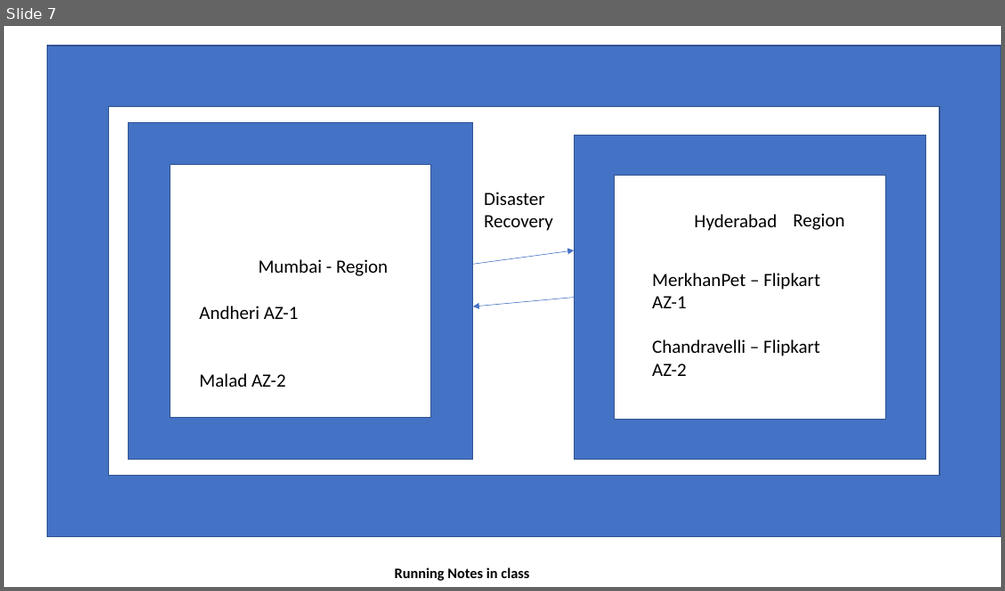
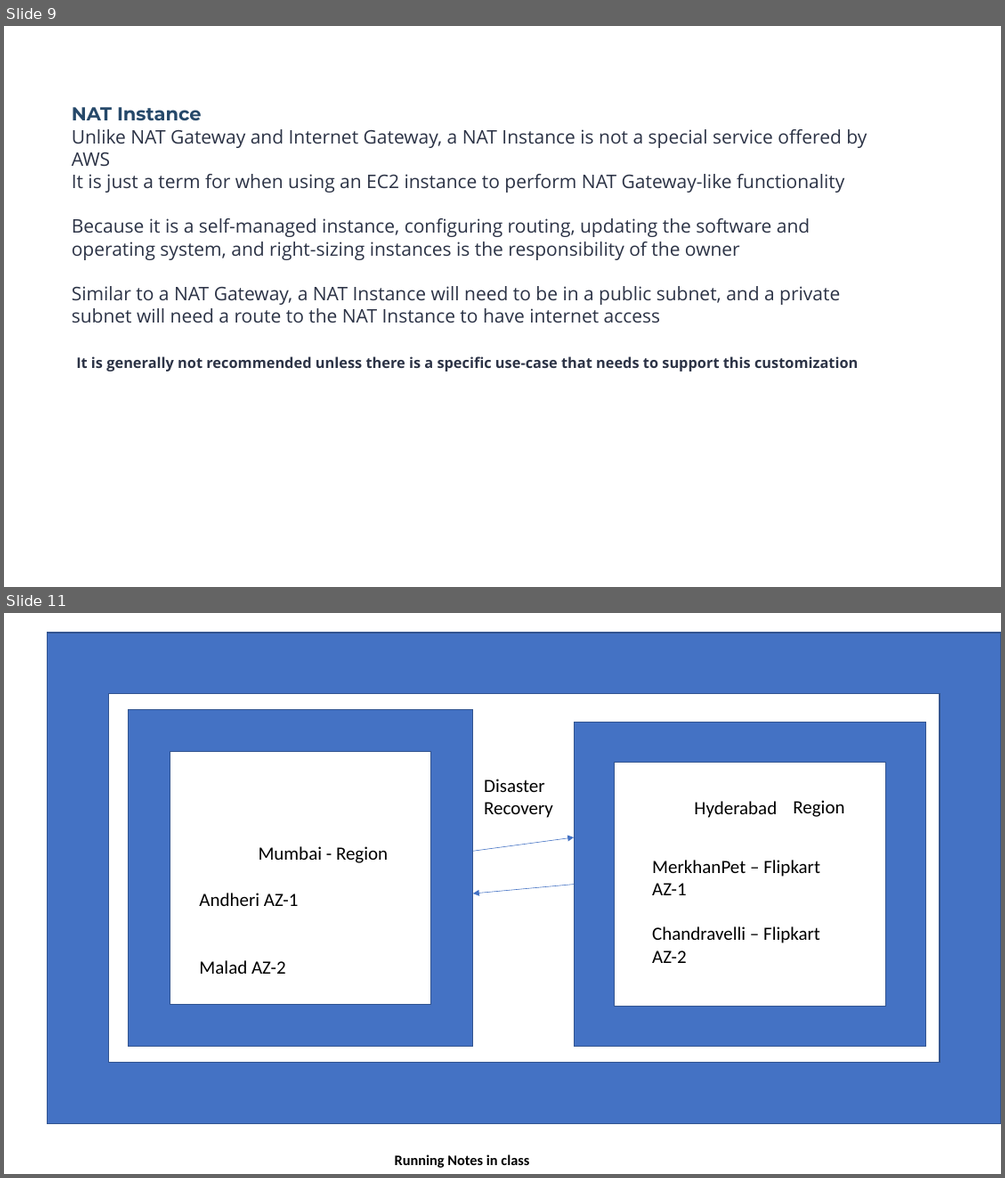
Before and after one commit to muralifmwdba/aws-material, a slide deck: VPC.pptx. Shown one above the other, each under a label of ours: slide 7 before the commit, slides 9 and 11 after it; the slides between them are not shown. The pictures are 1005x591 and 1005x1178 pixels, drawn with LibreOffice and Linux fonts; fonts in the diff are those of the drawing. Boxes give left, top, right and bottom in pixels: in the first picture for what was removed or moved away, otherwise in the second. Text is boxed around its words. In the diff, an @@ line names an element or a change of style, - is before the commit and + after.

```diff
--- a/VPC.pptx
+++ b/VPC.pptx
@@ slide 9 added at bbox=[4, 26, 1001, 587], background #FFFFFF @@
@@ text added at bbox=[72, 107, 866, 371], 18 pt, text #2C3346 @@
+NAT Instance
+Unlike NAT Gateway and Internet Gateway, a NAT Instance is not a special service offered by AWS
+It is just a term for when using an EC2 instance to perform NAT Gateway-like functionality
+Because it is a self-managed instance, configuring routing, updating the software and operating system, and right-sizing instances is the responsibility of the owner
+Similar to a NAT Gateway, a NAT Instance will need to be in a public subnet, and a private subnet will need a route to the NAT Instance to have internet access
+It is generally not recommended unless there is a specific use-case that needs to support this customization
@@ what was slide 7 is now slide 11 @@
```
Also in this commit, not shown: 1 slide changed, 3 other slides added.
